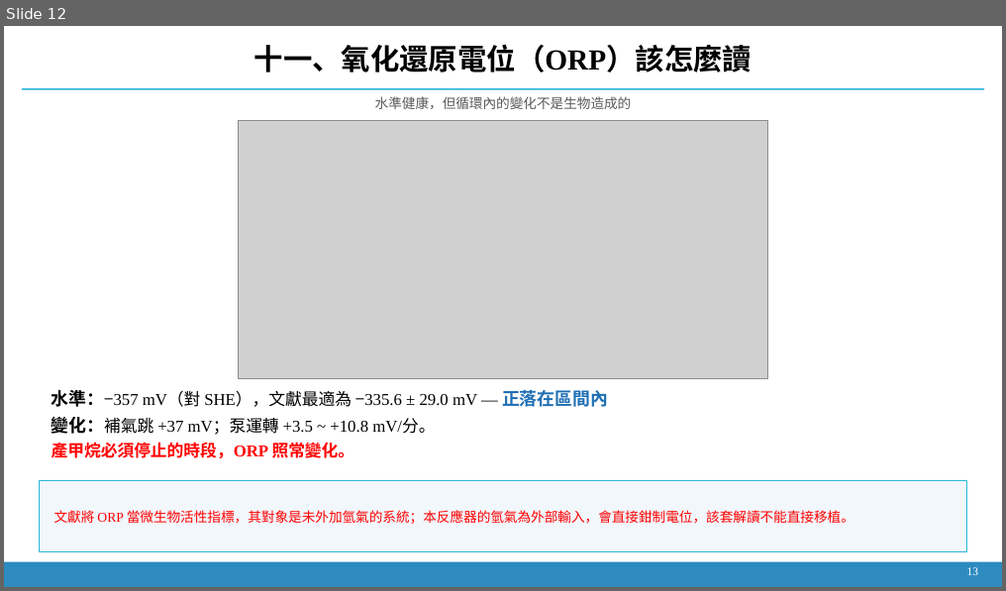
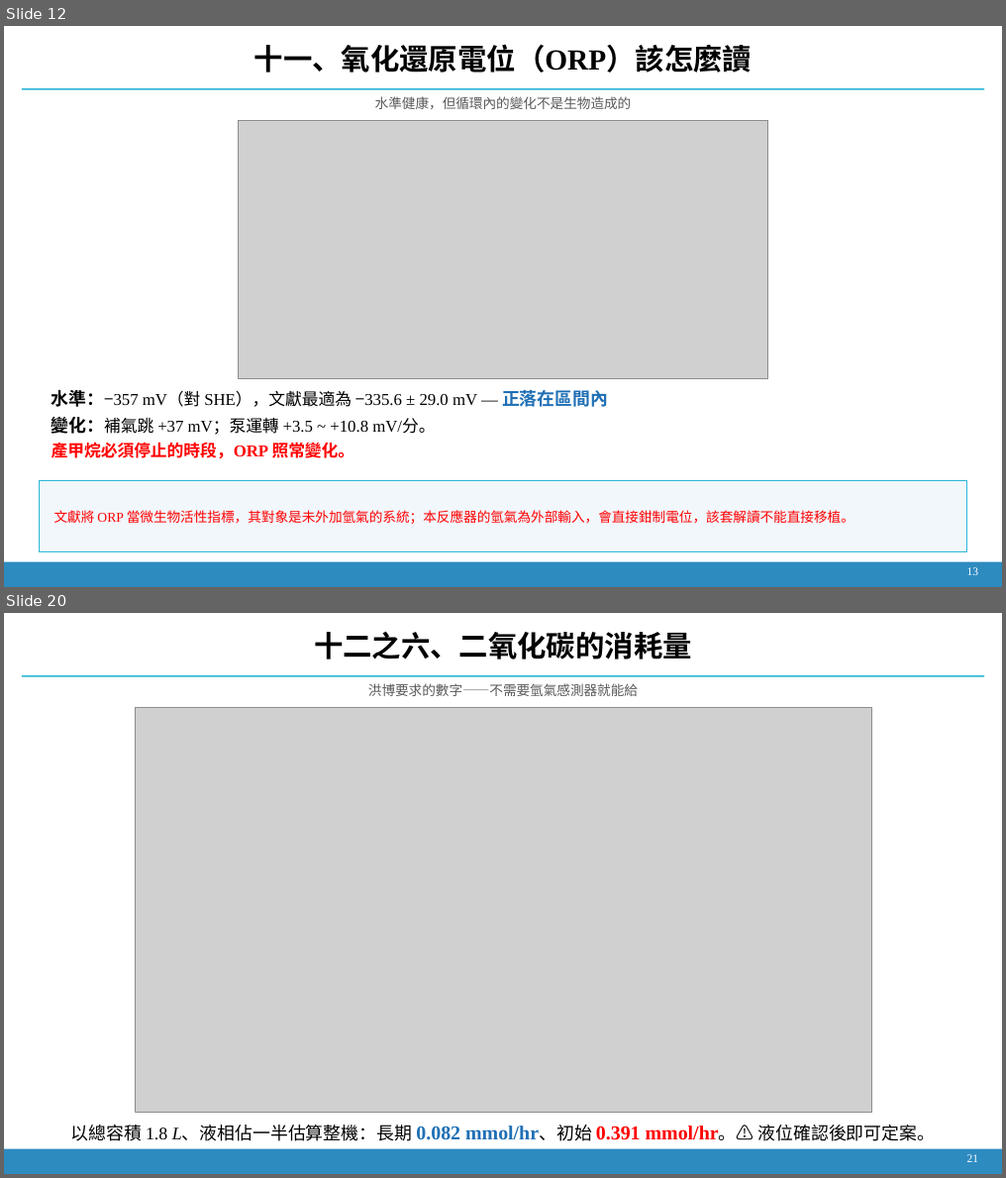
Before and after one commit to Yutou0601/Bioreactor-Edge-AI, a slide deck: docs/decks/簡報_2026-09-21_氫氣流失與壓降歸因.pptx. Shown one above the other, each under a label of ours: slide 12 before the commit, slides 12 and 20 after it; the slides between them are not shown. The pictures are 1006x591 and 1006x1178 pixels, drawn with LibreOffice and Linux fonts; fonts in the diff are those of the drawing; grey boxes stand for pictures. Boxes give left, top, right and bottom in pixels: in the first picture for what was removed or moved away, otherwise in the second. Text is boxed around its words. In the diff, an @@ line names an element or a change of style, - is before the commit and + after.

```diff
--- a/docs/decks/簡報_2026-09-21_氫氣流失與壓降歸因.pptx
+++ b/docs/decks/簡報_2026-09-21_氫氣流失與壓降歸因.pptx
@@ slide 20 added at [4,613,1002,1174], background #FFFFFF @@
@@ text added at [314,632,692,660], 28 pt, text #000000, bold @@
+十二之六、二氧化碳的消耗量
@@ rectangle added at [22,675,985,676], fill #2AB6D8 @@
@@ text added at [368,683,638,696], 13 pt, text #595959 @@
+洪博要求的數字——不需要氫氣感測器就能給
@@ picture added at [135,707,871,1112] @@
@@ text added at [70,1125,936,1142], 17 pt, text #000000 @@
+以總容積 1.8 L、液相佔一半估算整機：長期 0.082 mmol/hr、初始 0.391 mmol/hr。⚠ 液位確認後即可定案。
@@ rectangle added at [4,1150,1002,1174], fill #2E8BC0 @@
@@ text added at [967,1155,979,1162], 11 pt, text #FFFFFF @@
+21
```
Also in this commit, not shown: 10 slides changed, 3 other slides added, 6 other files.
